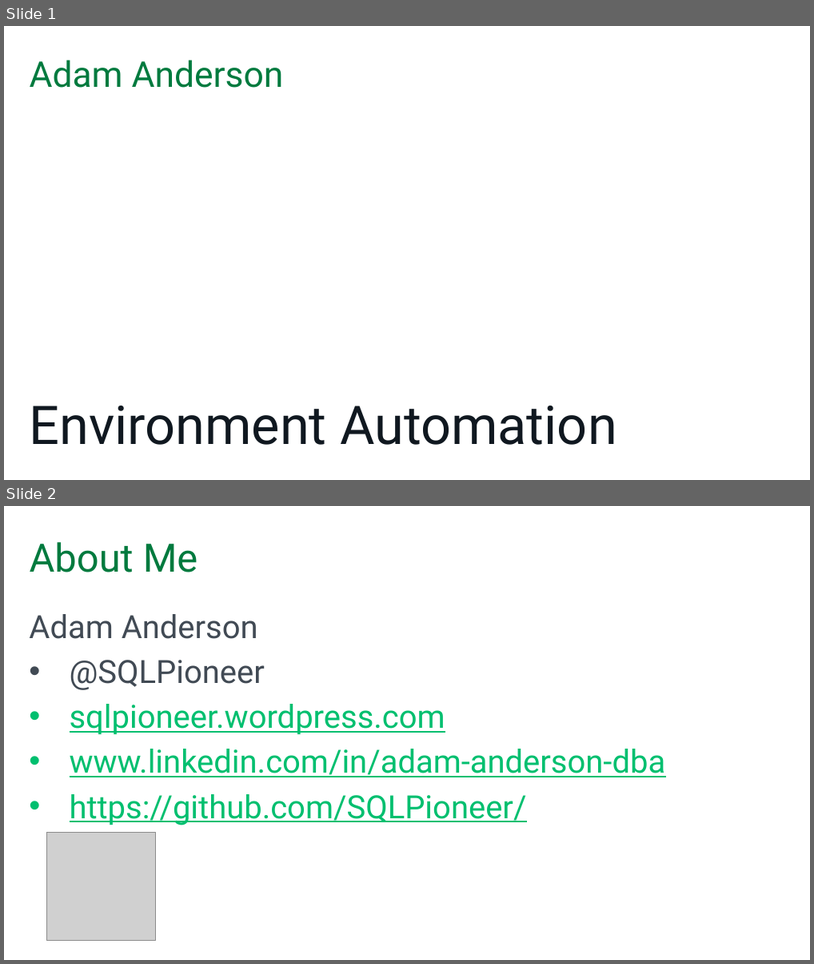
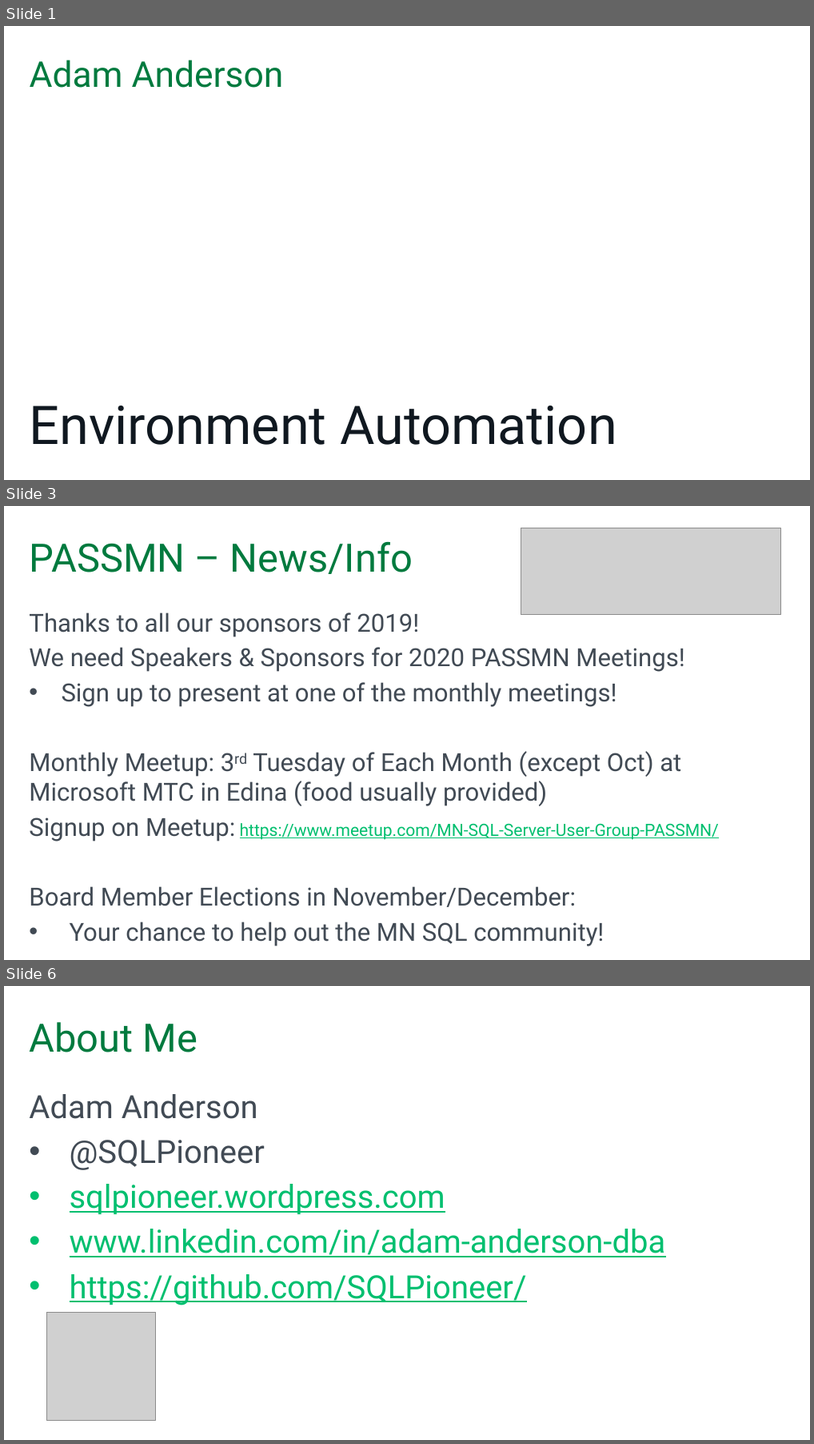
Before and after one commit to SQLPioneer/Presentations, a slide deck: Automation/EnvironmentAutomation.pptx. Shown one above the other, each under a label of ours: slides 1 and 2 before the commit, slides 1, 3 and 6 after it; the slides between them are not shown. The pictures are 814x964 and 814x1444 pixels, drawn with LibreOffice and Linux fonts; fonts in the diff are those of the drawing; grey boxes stand for pictures; background and template pictures are left out. Boxes give left, top, right and bottom in pixels: in the first picture for what was removed or moved away, otherwise in the second. Text is boxed around its words. In the diff, an @@ line names an element or a change of style, - is before the commit and + after.

```diff
--- a/Automation/EnvironmentAutomation.pptx
+++ b/Automation/EnvironmentAutomation.pptx
@@ slide 3 added at box(4, 506, 810, 960), background #FFFFFF @@
@@ picture added at box(521, 528, 781, 614) @@
@@ title added at box(30, 542, 413, 574), 44 pt, text #007A3E @@
+PASSMN – News/Info
@@ text added at box(29, 612, 719, 946), 28 pt, text #414A54 @@
+Thanks to all our sponsors of 2019!
+We need Speakers & Sponsors for 2020 PASSMN Meetings!
+• Sign up to present at one of the monthly meetings!
+Monthly Meetup: 3rd Tuesday of Each Month (except Oct) at Microsoft MTC in Edina (food usually provided)
+Signup on Meetup: https://www.meetup.com/MN-SQL-Server-User-Group-PASSMN/
+Board Member Elections in November/December:
+• Your chance to help out the MN SQL community!
@@ what was slide 2 is now slide 6 @@
```
Also in this commit, not shown: 3 slides changed, 20 other slides added.
